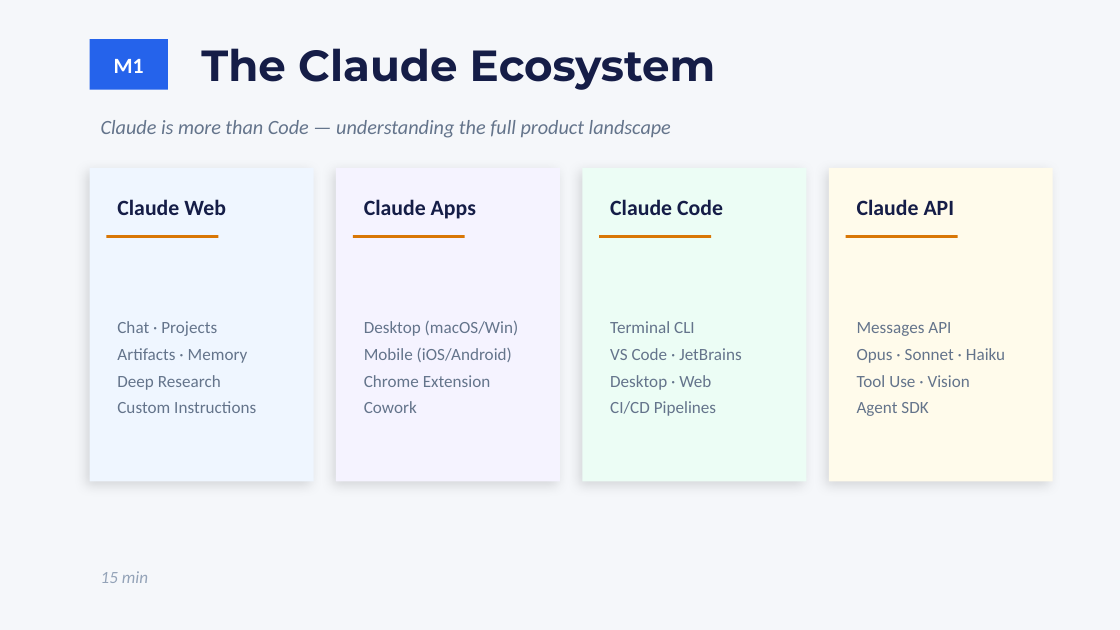
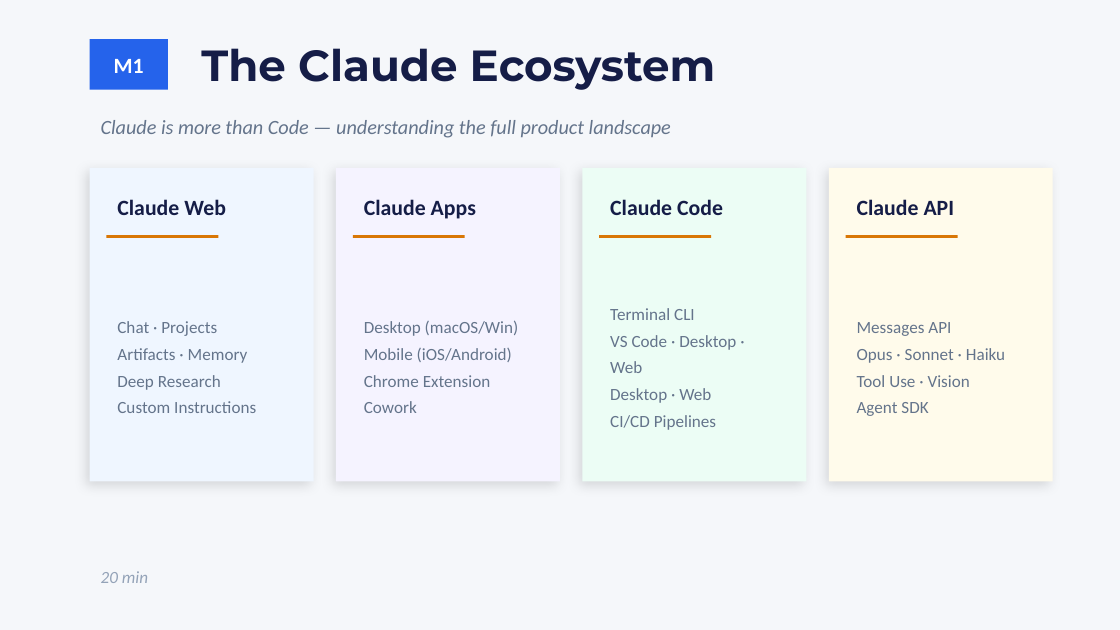
Before and after one commit to clusterreplyDE/claude_workshop, a slide deck: slide 5 of slides/workshop.pptx. Drawn at 1120x630 pixels with LibreOffice and Linux fonts; fonts in the diff are those of the drawing; background and template pictures are left out. Boxes give left, top, right and bottom in pixels: in the first picture for what was removed or moved away, otherwise in the second. Text is boxed around its words. In the diff, an @@ line names an element or a change of style, - is before the commit and + after.

```diff
--- a/slides/workshop.pptx
+++ b/slides/workshop.pptx
@@ text at (610,335,736,373): text changed @@
-VS Code · JetBrains
+VS Code · Desktop · Web
@@ text at (101,571,148,583): text changed @@
-15 min
+20 min
```
Also in this commit, not shown: 31 other slides changed, 4 slides added, 3 slides removed, 27 other files.
